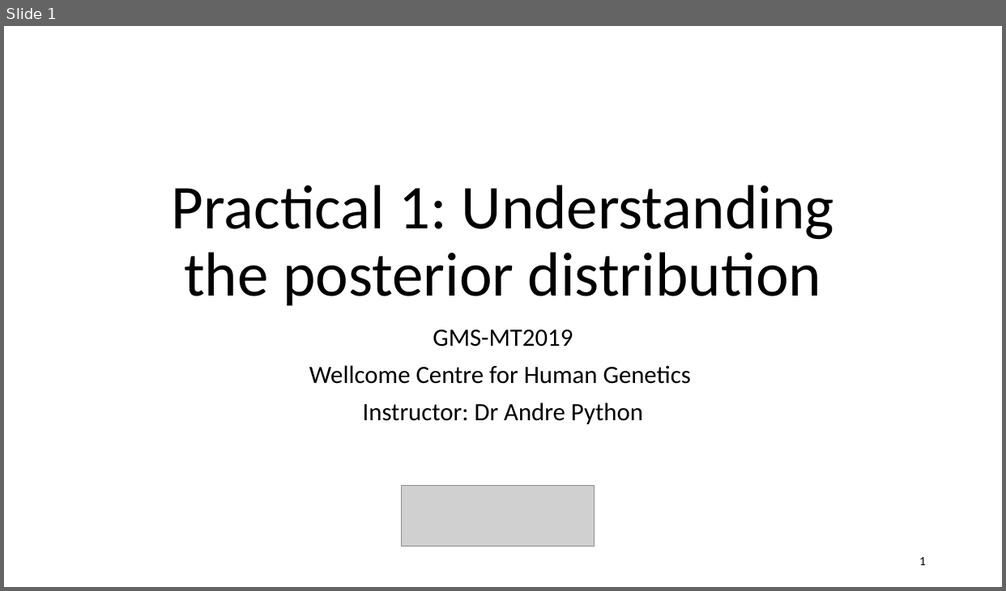
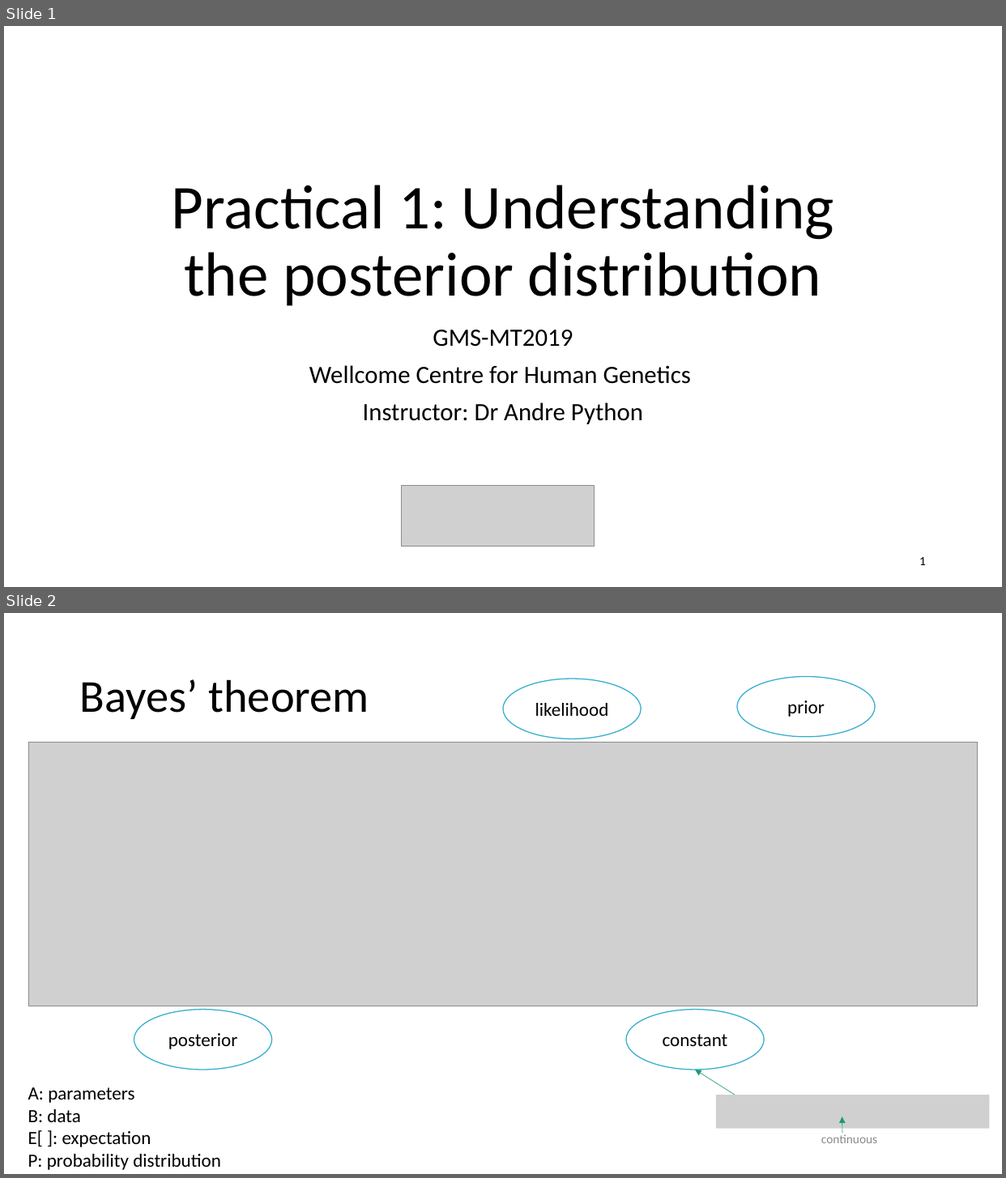
Before and after one commit to jpwhalley/GMS_Stats_Course, a slide deck: 3_Introduction_Bayesian_Modelling/practical_nb.1.pptx. Shown one above the other, each under a label of ours: slide 1 before the commit, slides 1 and 2 after it. The pictures are 1006x591 and 1006x1178 pixels, drawn with LibreOffice and Linux fonts; fonts in the diff are those of the drawing; grey boxes stand for pictures. Boxes give left, top, right and bottom in pixels: in the first picture for what was removed or moved away, otherwise in the second. Text is boxed around its words. In the diff, an @@ line names an element or a change of style, - is before the commit and + after.

```diff
--- a/3_Introduction_Bayesian_Modelling/practical_nb.1.pptx
+++ b/3_Introduction_Bayesian_Modelling/practical_nb.1.pptx
@@ slide 2 added at <box>4,613,1002,1174</box>, background #FFFFFF @@
@@ title added at <box>80,679,368,719</box>, 44 pt, text #000000 @@
+Bayes’ theorem
@@ ellipse added at <box>503,679,641,739</box>, fill #FFFFFF, outline #36AFCE 1 pt, 18 pt, text #000000 @@
+likelihood
@@ ellipse added at <box>737,677,875,737</box>, fill #FFFFFF, outline #36AFCE 1 pt, 18 pt, text #000000 @@
+prior
@@ picture added at <box>28,742,978,1006</box> @@
@@ ellipse added at <box>134,1010,272,1071</box>, fill #FFFFFF, outline #36AFCE 1 pt, 18 pt, text #000000 @@
+posterior
@@ ellipse added at <box>626,1010,764,1071</box>, fill #FFFFFF, outline #36AFCE 1 pt, 18 pt, text #000000 @@
+constant
@@ arrow added from (737, 1097) to (695, 1070), #1D9A78 0.5 pt @@
@@ text added at <box>28,1088,221,1170</box>, 18 pt, text #000000 @@
+A: parameters
+B: data
+E[ ]: expectation
+P: probability distribution
@@ picture added at <box>716,1095,989,1129</box> @@
@@ arrow added from (842, 1133) to (842, 1117), #1D9A78 0.5 pt @@
@@ text added at <box>821,1135,877,1144</box>, 12 pt, text #8C8C8C @@
+continuous
```
Also in this commit, not shown: 2 slides changed, 4 other slides added, 1 slide removed.
